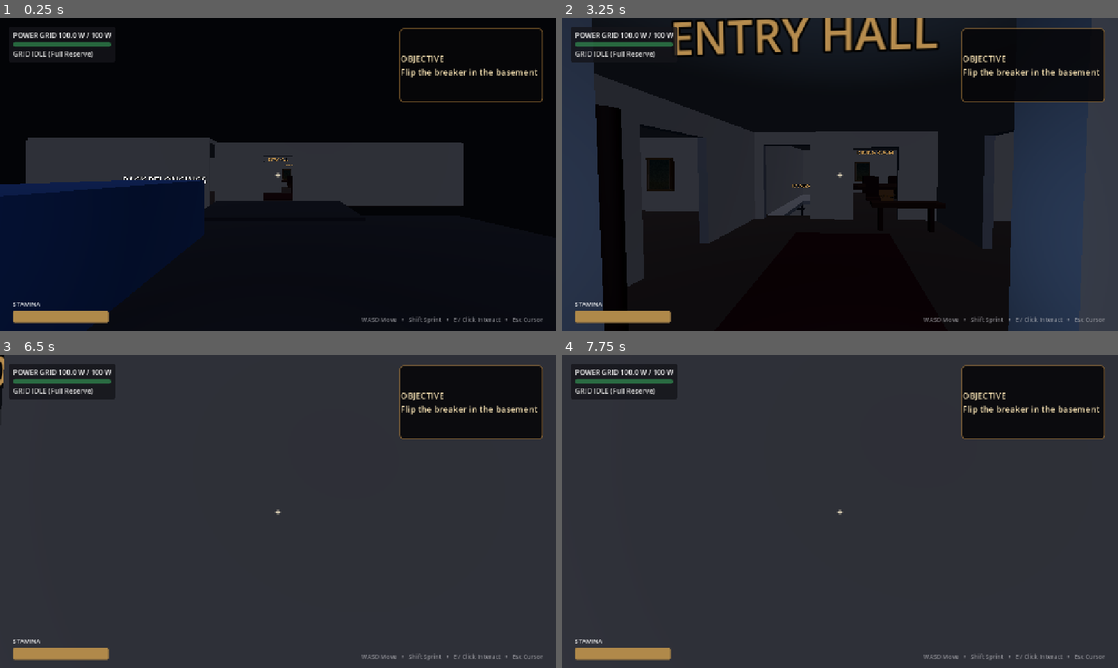
Above: before the commit, frames 1-4 (two rows, left to right).
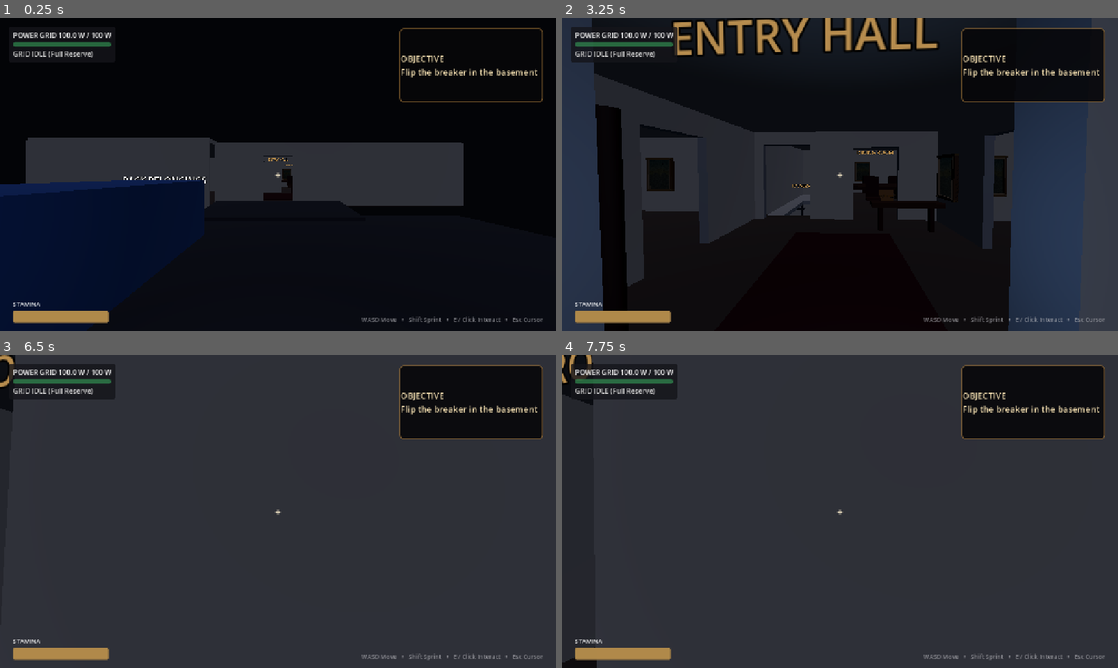
Above: after the commit, the same moments.

Repository: GameDevRocky/project-3
Game: Godot game, scene res://systems/core/main.tscn
The game is run twice, just before and just after one commit, with the same random seed, the same clock (stepped at 60 frames per second) and the same inputs.
Inputs (mouse positions are in pixels of both pictures, inside the frame that each line leads up to):
- Up to frame 1 (0.25 s): no input
- Up to frame 2 (3.25 s): tap Enter (ui_accept) at 0.5, 0.77, 1.52, 3.02 s; move the mouse to (867, 174) at 0.52 s; hold E (interact) 0.53-1.28 s; hold W (move_forward) from 0.53 s (still down); click (867, 174) at 0.67 s; move the mouse to (812, 174) at 1.27 s; tap Shift (sprint) at 1.35 s; move the mouse to (851, 168) at 2.02 s; tap Q at 2.1 s; move the mouse to (834, 180) at 2.77 s; tap Ctrl at 2.85 s; click (834, 180) at 2.92 s
- Up to frame 3 (6.5 s): move the mouse to (316, 514) at 3.52 s; tap Alt at 3.6 s; tap Enter (ui_accept) at 3.77, 4.52, 5.75, 6.02 s; move the mouse to (233, 508) at 4.27 s; tap Keypad Enter at 4.35 s; move the mouse to (283, 511) at 5.02 s; tap C at 5.1 s; click (283, 511) at 5.17 s; move the mouse to (255, 505) at 5.77 s; release W (move_forward) at 5.78 s; hold D (move_right) from 5.78 s (still down); tap X at 5.85 s
- Up to frame 4 (7.75 s): move the mouse to (867, 511) at 6.52 s; release D (move_right) at 6.53 s; hold W (move_forward) from 6.53 s (still down); tap G at 6.6 s; tap Enter (ui_accept) at 6.77, 7.25, 7.52 s; move the mouse to (812, 511) at 7.27 s; tap T at 7.35 s; click (812, 511) at 7.42 s

The runs differ from the first frame. In frame 2, 0.3% of the frame differs, in the area x 67-81%, y 44-58%; in frame 3, 0.3%; in frame 4, 0.6%, in the area x 0-7%, y 0-100%.

Commit message:
portraits: show monster in more paintings

Diff:
--- a/systems/portraits/canvas_paint.gdshader
+++ b/systems/portraits/canvas_paint.gdshader
@@ -5,6 +5,7 @@
 uniform bool family_style = false;
 uniform float ghost_amount : hint_range(0.0, 1.0) = 0.0;
 uniform float active_amount : hint_range(0.0, 1.0) = 1.0;
+uniform sampler2D monster_artwork_texture : source_color, filter_linear, repeat_disable;
 
 float hash21(vec2 p) {
 	return fract(sin(dot(p, vec2(127.1, 311.7))) * 43758.5453);
@@ -36,15 +37,18 @@
 		pigment = mix(pigment, vec3(0.38, 0.39, 0.29), hill);
 		pigment = mix(pigment, vec3(0.29, 0.32, 0.31), distant * 0.8);
 	}
-	float face = soft_ellipse(uv, vec2(0.52, 0.57), vec2(0.18, 0.31));
-	float skull = soft_ellipse(uv, vec2(0.52, 0.67), vec2(0.13, 0.16));
-	float shoulders = soft_ellipse(uv, vec2(0.52, 0.31), vec2(0.27, 0.20));
+	float face = soft_ellipse(uv, vec2(0.52, 0.43), vec2(0.18, 0.31));
+	float skull = soft_ellipse(uv, vec2(0.52, 0.33), vec2(0.13, 0.16));
+	float shoulders = soft_ellipse(uv, vec2(0.52, 0.69), vec2(0.27, 0.20));
 	float figure = max(skull, shoulders * 0.85) * smoothstep(0.03, 0.2, ghost_amount);
-	float eye_l = soft_ellipse(uv, vec2(0.475, 0.685), vec2(0.027, 0.017));
-	float eye_r = soft_ellipse(uv, vec2(0.565, 0.685), vec2(0.027, 0.017));
-	float mouth = soft_ellipse(uv, vec2(0.52, 0.615), vec2(0.035, 0.055));
+	float eye_l = soft_ellipse(uv, vec2(0.475, 0.315), vec2(0.027, 0.017));
+	float eye_r = soft_ellipse(uv, vec2(0.565, 0.315), vec2(0.027, 0.017));
+	float mouth = soft_ellipse(uv, vec2(0.52, 0.385), vec2(0.035, 0.055));
 	float dragged = step(0.82, fract((uv.x + warp) * 13.0 + sin(uv.y * 19.0) * 0.13)) * ghost_amount * 0.12;
 	pigment = mix(pigment, vec3(0.035, 0.027, 0.03), figure * 0.91);
+	vec4 monster_artwork = texture(monster_artwork_texture, uv);
+	float monster_ink = clamp(monster_artwork.a * ghost_amount, 0.0, 1.0);
+	pigment = mix(pigment, monster_artwork.rgb, monster_ink);
 	pigment = mix(pigment, vec3(0.82, 0.73, 0.57), max(eye_l, eye_r) * ghost_amount * 0.9);
 	pigment = mix(pigment, vec3(0.008, 0.006, 0.01), mouth * ghost_amount * 0.8);
 	pigment += vec3(dragged * (0.22 + sin(TIME * 2.0) * 0.06));
--- /dev/null
+++ b/systems/portraits/house_paintings.tscn
@@ -0,0 +1,54 @@
+[gd_scene load_steps=2 format=3]
+
+[ext_resource type="PackedScene" path="res://systems/portraits/portrait_painting.tscn" id="1_painting"]
+
+[node name="HousePaintingLayout" type="Node3D"]
+
+[node name="Painting_EntryHall_1" parent="." instance=ExtResource("1_painting")]
+transform = Transform3D(-4.37114e-08, 0, -1, 0, 1, 0, 1, 0, -4.37114e-08, 2.85, 1.6, -5.15)
+portrait_id = &"entry_hall_1"
+room_id = 0
+is_covered = false
+is_active = true
+
+[node name="Painting_Parlor_3" parent="." instance=ExtResource("1_painting")]
+transform = Transform3D(-1, 0, 0, 0, 1, 0, 0, 0, -1, -7.0, 1.6, 0.85)
+portrait_id = &"parlor_3"
+room_id = 1
+is_covered = false
+is_active = true
+
+[node name="Painting_Study_2" parent="." instance=ExtResource("1_painting")]
+transform = Transform3D(1, 0, 0, 0, 1, 0, 0, 0, 1, 4.4, 1.6, -5.85)
+portrait_id = &"study_2"
+room_id = 2
+is_covered = false
+is_active = true
+
+[node name="Painting_Study_3" parent="." instance=ExtResource("1_painting")]
+transform = Transform3D(-1, 0, 0, 0, 1, 0, 0, 0, -1, 6.0, 1.6, -0.15)
+portrait_id = &"study_3"
+room_id = 2
+is_covered = false
+is_active = true
+
+[node name="Painting_Dining_2" parent="." instance=ExtResource("1_painting")]
+transform = Transform3D(-4.37114e-08, 0, -1, 0, 1, 0, 1, 0, -4.37114e-08, 4.85, 1.6, -9.8)
+portrait_id = &"dining_2"
+room_id = 3
+is_covered = false
+is_active = true
+
+[node name="Painting_Basement_2" parent="." instance=ExtResource("1_painting")]
+transform = Transform3D(1, 0, 0, 0, 1, 0, 0, 0, 1, 0.6, -2.1, -15.85)
+portrait_id = &"basement_2"
+room_id = 4
+is_covered = false
+is_active = true
+
+[node name="Painting_Basement_3" parent="." instance=ExtResource("1_painting")]
+transform = Transform3D(-4.37114e-08, 0, -1, 0, 1, 0, 1, 0, -4.37114e-08, 1.85, -2.1, -12.0)
+portrait_id = &"basement_3"
+room_id = 4
+is_covered = false
+is_active = true
--- a/systems/portraits/portrait_painting.gd
+++ b/systems/portraits/portrait_painting.gd
@@ -17,6 +17,7 @@
 @export var portrait_tint: Color = Color(0.88, 0.82, 0.66)
 
 var _canvas_material: ShaderMaterial
+var _monster_artwork: SubViewport
 var _sheet: MeshInstance3D
 var _data := PaintingData.new()
 var _ghost_tween: Tween
@@ -135,7 +136,13 @@
 	var h: float = painting_size.y
 	var border: float = 0.095 if is_family_portrait else 0.065
 	_add_box("FrameBacking", Vector3(w + border * 2.0, h + border * 2.0, 0.09), Vector3(0, 0, -0.035), frame_color.darkened(0.35))
-	_add_box("Canvas", Vector3(w, h, 0.018), Vector3(0, 0, 0.014), Color.WHITE)
+	var canvas_node := MeshInstance3D.new()
+	canvas_node.name = "Canvas"
+	var canvas_quad := QuadMesh.new()
+	canvas_quad.size = Vector2(w, h)
+	canvas_node.mesh = canvas_quad
+	canvas_node.position = Vector3(0.0, 0.0, 0.014)
+	add_child(canvas_node)
 	var gold: Color = Color(0.58, 0.39, 0.15) if is_family_portrait else Color(0.43, 0.31, 0.16)
 	var trim: float = border * 0.3
 	_add_box("FrameTop", Vector3(w + border * 2, border, 0.13), Vector3(0, h * 0.5 + border * 0.5, 0), gold)
@@ -158,8 +165,8 @@
 	_canvas_material.set_shader_parameter("base_tint", portrait_tint)
 	_canvas_material.set_shader_parameter("family_style", is_family_portrait)
 	_canvas_material.set_shader_parameter("ghost_amount", 1.0 if is_occupied else 0.0)
-	var canvas_node: MeshInstance3D = get_node("Canvas")
 	canvas_node.material_override = _canvas_material
+	_build_monster_artwork()
 	_sheet = MeshInstance3D.new()
 	_sheet.name = "CoverSheet"
 	var quad := QuadMesh.new()
@@ -176,6 +183,55 @@
 	add_child(_sheet)
 	_sheet.visible = is_covered
 
+func _build_monster_artwork() -> void:
+	var ghost_scene: PackedScene = load("res://systems/ghost/ghost_monster.tscn") as PackedScene
+	if ghost_scene == null:
+		push_error("Portrait artwork could not load the existing GhostMonster scene.")
+		return
+	var ghost_source: Node = ghost_scene.instantiate()
+	var source_mesh: MeshInstance3D = ghost_source.get_node_or_null("ShadowMesh") as MeshInstance3D
+	if source_mesh == null or source_mesh.mesh == null:
+		push_error("Portrait artwork could not find GhostMonster/ShadowMesh.")
+		ghost_source.free()
+		return
+
+	_monster_artwork = SubViewport.new()
+	_monster_artwork.name = "MonsterArtwork"
+	_monster_artwork.size = Vector2i(192, 256)
+	_monster_artwork.transparent_bg = true
+	_monster_artwork.own_world_3d = true
+	_monster_artwork.render_target_update_mode = SubViewport.UPDATE_DISABLED
+	add_child(_monster_artwork)
+
+	var art_root := Node3D.new()
+	art_root.name = "MonsterArtRoot"
+	_monster_artwork.add_child(art_root)
+
+	var silhouette := MeshInstance3D.new()
+	silhouette.name = "MonsterSilhouette"
+	silhouette.mesh = source_mesh.mesh
+	silhouette.position = source_mesh.position
+	var silhouette_material := StandardMaterial3D.new()
+	var source_material: StandardMaterial3D = source_mesh.material_override as StandardMaterial3D
+	silhouette_material.albedo_color = source_material.albedo_color if source_material != null else Color(0.05, 0.05, 0.08, 0.9)
+	silhouette_material.shading_mode = BaseMaterial3D.SHADING_MODE_UNSHADED
+	silhouette_material.transparency = BaseMaterial3D.TRANSPARENCY_ALPHA
+	silhouette_material.cull_mode = BaseMaterial3D.CULL_DISABLED
+	silhouette_material.roughness = 0.95
+	silhouette.material_override = silhouette_material
+	art_root.add_child(silhouette)
+
+	var artwork_camera := Camera3D.new()
+	artwork_camera.name = "ArtworkCamera"
+	artwork_camera.projection = Camera3D.PROJECTION_ORTHOGONAL
+	artwork_camera.size = 2.4
+	artwork_camera.position = Vector3(0.0, 1.0, 4.0)
+	artwork_camera.current = true
+	_monster_artwork.add_child(artwork_camera)
+
+	ghost_source.free()
+	_canvas_material.set_shader_parameter("monster_artwork_texture", _monster_artwork.get_texture())
+
 func _add_box(node_name: String, size: Vector3, local_position: Vector3, color: Color) -> void:
 	var item := MeshInstance3D.new()
 	item.name = node_name
@@ -211,6 +267,8 @@
 		_sheet.visible = is_covered
 	if _canvas_material != null:
 		_canvas_material.set_shader_parameter("active_amount", 1.0 if is_active else 0.42)
+	if _monster_artwork != null:
+		_monster_artwork.render_target_update_mode = SubViewport.UPDATE_ONCE if is_occupied else SubViewport.UPDATE_DISABLED
 	_refresh_data()
 	if emit_change and is_inside_tree():
 		state_changed.emit(_data)
--- a/systems/portraits/portrait_system.gd
+++ b/systems/portraits/portrait_system.gd
@@ -1,6 +1,9 @@
 class_name PortraitSystem
 extends Node3D
 ## Registry and contract seam for portrait state. Ghost AI owns movement decisions.
+
+const GameTypes = preload("res://systems/shared/game_types.gd")
+const HousePaintingsScene: PackedScene = preload("res://systems/portraits/house_paintings.tscn")
 
 signal painting_state_changed(painting_id: StringName, data: PaintingData)
 signal monster_occupancy_changed(painting_id: StringName, has_monster: bool)
@@ -11,9 +14,43 @@
 var _occupied_painting_id: StringName = &""
 
 func _ready() -> void:
+	var house_root: Node = get_parent()
+	if house_root != null and house_root.get_node_or_null("HouseGeometry") != null:
+		var house_paintings: Node3D = HousePaintingsScene.instantiate() as Node3D
+		house_paintings.name = "HousePaintingLayout"
+		add_child(house_paintings)
 	for candidate: Node in get_tree().get_nodes_in_group("portrait_paintings"):
 		if candidate is PortraitPainting:
-			register_painting(candidate as PortraitPainting)
+			var painting: PortraitPainting = candidate as PortraitPainting
+			_face_painting_toward_room(painting)
+			register_painting(painting)
+
+func _face_painting_toward_room(painting: PortraitPainting) -> void:
+	var room_center: Vector3
+	match painting.room_id:
+		GameTypes.RoomId.ENTRY_HALL:
+			room_center = Vector3(0.0, 0.0, -3.0)
+		GameTypes.RoomId.PARLOR:
+			room_center = Vector3(-7.0, 0.0, -3.0)
+		GameTypes.RoomId.STUDY:
+			room_center = Vector3(6.0, 0.0, -3.0)
+		GameTypes.RoomId.DINING_ROOM:
+			room_center = Vector3(2.0, 0.0, -9.5)
+		GameTypes.RoomId.BASEMENT:
+			room_center = Vector3(-2.0, -2.0, -12.0)
+		GameTypes.RoomId.EXTERIOR_DRIVEWAY:
+			room_center = Vector3(0.0, 0.0, 7.0)
+		_:
+			return
+
+	var inward: Vector3 = room_center - painting.global_position
+	inward.y = 0.0
+	if inward.length_squared() < 0.001:
+		return
+	if absf(inward.x) > absf(inward.z):
+		painting.global_rotation.y = -PI * 0.5 if inward.x < 0.0 else PI * 0.5
+	else:
+		painting.global_rotation.y = 0.0 if inward.z > 0.0 else PI
 
 func register_painting(painting: PortraitPainting) -> bool:
 	if painting == null or painting.portrait_id == &"":
--- /dev/null
+++ b/tests/portraits/test_visible_paintings.gd
@@ -0,0 +1,137 @@
+extends GutTest
+
+const MAIN_SCENE: PackedScene = preload("res://systems/core/main.tscn")
+const GHOST_SCENE: PackedScene = preload("res://systems/ghost/ghost_monster.tscn")
+
+func test_house_paintings_are_registered_unique_and_available_at_start() -> void:
+	var main: Node3D = MAIN_SCENE.instantiate() as Node3D
+	add_child_autoqfree(main)
+	await get_tree().process_frame
+
+	var portraits: PortraitSystem = main.get_node("PortraitSystem") as PortraitSystem
+	var expected_counts: Dictionary[int, int] = {
+		GameTypes.RoomId.ENTRY_HALL: 2,
+		GameTypes.RoomId.PARLOR: 3,
+		GameTypes.RoomId.STUDY: 3,
+		GameTypes.RoomId.DINING_ROOM: 2,
+		GameTypes.RoomId.BASEMENT: 3,
+		GameTypes.RoomId.EXTERIOR_DRIVEWAY: 0,
+	}
+	var seen_ids: Dictionary[StringName, bool] = {}
+	var total_count: int = 0
+
+	for room_id: int in expected_counts:
+		var room_paintings: Array[PaintingData] = portraits.get_paintings_in_room(room_id)
+		assert_eq(room_paintings.size(), expected_counts[room_id], "room %d has its planned painting count" % room_id)
+		for painting: PaintingData in room_paintings:
+			assert_false(painting.is_covered, "%s starts uncovered" % painting.id)
+			assert_true(painting.is_active, "%s starts active" % painting.id)
+			assert_false(painting.is_occupied, "%s starts unoccupied" % painting.id)
+			assert_false(seen_ids.has(painting.id), "%s has a unique ID" % painting.id)
+			seen_ids[painting.id] = true
+			total_count += 1
+			var painting_node: PortraitPainting = _find_painting(portraits, painting.id)
+			assert_not_null(painting_node, "%s is a scene instance" % painting.id)
+			if painting_node != null:
+				var inward: Vector3 = _room_center(room_id) - painting_node.global_position
+				inward.y = 0.0
+				assert_gt(painting_node.global_basis.z.normalized().dot(inward.normalized()), 0.7, "%s faces into its room" % painting.id)
+
+	assert_eq(total_count, 13, "the house has 13 registered paintings including the family portrait")
+	var basement_options: Array[PaintingData] = portraits.get_valid_entry_paintings(GameTypes.RoomId.BASEMENT)
+	assert_eq(basement_options.size(), 3, "the monster's starting room has three eligible paintings")
+	var ghost: GhostMonster = main.get_node("GhostMonster") as GhostMonster
+	var nearest_basement: PortraitPainting = portraits.find_nearest_valid_entry_painting(ghost.current_room, ghost.global_position)
+	assert_not_null(nearest_basement, "the dormant monster can reach an eligible painting in its starting room")
+	assert_eq(nearest_basement.room_id, GameTypes.RoomId.BASEMENT)
+
+	var family: PaintingData = portraits.get_family_portrait_data()
+	assert_not_null(family, "the final family portrait remains registered")
+	assert_true(family.is_family_portrait)
+	assert_eq(family.room_id, GameTypes.RoomId.ENTRY_HALL)
+	assert_false(family.is_covered)
+	assert_true(family.is_active)
+
+func test_ghost_interface_renders_its_mesh_and_transfers_occupancy_between_basement_canvases() -> void:
+	var main: Node3D = MAIN_SCENE.instantiate() as Node3D
+	add_child_autoqfree(main)
+	await get_tree().process_frame
+
+	var portraits: PortraitSystem = main.get_node("PortraitSystem") as PortraitSystem
+	var ghost: GhostMonster = main.get_node("GhostMonster") as GhostMonster
+	var basement_options: Array[PaintingData] = portraits.get_valid_entry_paintings(GameTypes.RoomId.BASEMENT)
+	assert_true(ghost.force_enter_nearest_painting(basement_options), "the Ghost System entry interface can occupy a basement painting")
+
+	var first_id: StringName = ghost.current_painting_id
+	var first_painting: PortraitPainting = _find_painting(portraits, first_id)
+	assert_not_null(first_painting)
+	assert_true(first_painting.is_occupied)
+
+	var first_viewport: SubViewport = first_painting.get_node_or_null("MonsterArtwork") as SubViewport
+	assert_not_null(first_viewport, "the occupied painting has an in-canvas render target")
+	var canvas: MeshInstance3D = first_painting.get_node("Canvas") as MeshInstance3D
+	assert_true(canvas.mesh is QuadMesh, "the artwork uses one centered canvas UV surface")
+	var canvas_material: ShaderMaterial = canvas.material_override as ShaderMaterial
+	var artwork_texture: Texture2D = canvas_material.get_shader_parameter("monster_artwork_texture") as Texture2D
+	assert_true(artwork_texture is ViewportTexture, "the canvas shader uses the rendered monster texture")
+
+	var silhouette: MeshInstance3D = first_viewport.get_node("MonsterArtRoot/MonsterSilhouette") as MeshInstance3D
+	var source_ghost: GhostMonster = GHOST_SCENE.instantiate() as GhostMonster
+	var source_mesh: MeshInstance3D = source_ghost.get_node("ShadowMesh") as MeshInstance3D
+	assert_eq(silhouette.mesh.get_class(), source_mesh.mesh.get_class(), "the artwork uses the actual in-game monster mesh type")
+	assert_eq((silhouette.mesh as CapsuleMesh).radius, (source_mesh.mesh as CapsuleMesh).radius)
+	assert_eq((silhouette.mesh as CapsuleMesh).height, (source_mesh.mesh as CapsuleMesh).height)
+	source_ghost.free()
+
+	ghost._exit_current_painting()
+	assert_false(first_painting.is_occupied, "exiting clears the previous painting")
+	var next_data: PaintingData = null
+	for candidate: PaintingData in portraits.get_valid_entry_paintings(GameTypes.RoomId.BASEMENT):
+		if candidate.id != first_id:
+			next_data = candidate
+			break
+	assert_not_null(next_data, "a second basement refuge remains eligible")
+	assert_true(ghost.force_enter_nearest_painting([next_data]), "the same entry interface can select the next painting")
+	assert_eq(ghost.current_painting_id, next_data.id)
+	assert_true(_find_painting(portraits, next_data.id).is_occupied)
+	assert_false(first_painting.is_occupied, "the monster is not duplicated in the previous canvas")
+	assert_eq(portraits.get_occupied_painting_id(), next_data.id)
+
+	ghost._exit_current_painting()
+	assert_false(_find_painting(portraits, next_data.id).is_occupied)
+
+func test_covering_basement_painting_blocks_entry_until_uncovered() -> void:
+	var main: Node3D = MAIN_SCENE.instantiate() as Node3D
+	add_child_autoqfree(main)
+	await get_tree().process_frame
+
+	var portraits: PortraitSystem = main.get_node("PortraitSystem") as PortraitSystem
+	var painting: PortraitPainting = portraits.find_nearest_valid_entry_painting(GameTypes.RoomId.BASEMENT, Vector3(-2.0, -3.0, -12.0))
+	assert_not_null(painting)
+	var painting_id: StringName = painting.portrait_id
+	assert_true(portraits.drape_sheet(painting_id), "the painting remains coverable")
+	assert_true(painting.is_covered)
+	assert_false(portraits.can_enter_painting(painting_id), "a covered canvas is not eligible")
+	assert_false(portraits.set_monster_occupied(painting_id, true), "the registry rejects entry while covered")
+	assert_true(portraits.remove_sheet(painting_id), "the sheet can be removed")
+	assert_true(portraits.can_enter_painting(painting_id), "uncovering restores eligibility")
+
+func _room_center(room_id: int) -> Vector3:
+	match room_id:
+		GameTypes.RoomId.ENTRY_HALL:
+			return Vector3(0.0, 0.0, -3.0)
+		GameTypes.RoomId.PARLOR:
+			return Vector3(-7.0, 0.0, -3.0)
+		GameTypes.RoomId.STUDY:
+			return Vector3(6.0, 0.0, -3.0)
+		GameTypes.RoomId.DINING_ROOM:
+			return Vector3(2.0, 0.0, -9.5)
+		GameTypes.RoomId.BASEMENT:
+			return Vector3(-2.0, -2.0, -12.0)
+	return Vector3.ZERO
+
+func _find_painting(portraits: PortraitSystem, painting_id: StringName) -> PortraitPainting:
+	for candidate: Node in get_tree().get_nodes_in_group("portrait_paintings"):
+		if candidate is PortraitPainting and (candidate as PortraitPainting).portrait_id == painting_id:
+			return candidate as PortraitPainting
+	return null
Not shown, added: tests/portraits/test_visible_paintings.gd.uid
Not shown, changed: docs/PROGRESS.md
Not shown, added: docs/features/portraits/02-visible-paintings/00-brainstorm.md
Not shown, added: docs/features/portraits/02-visible-paintings/01-spec.md
Not shown, added: docs/features/portraits/02-visible-paintings/02-plan.md
Not shown, added: docs/features/portraits/02-visible-paintings/03-todo.md
